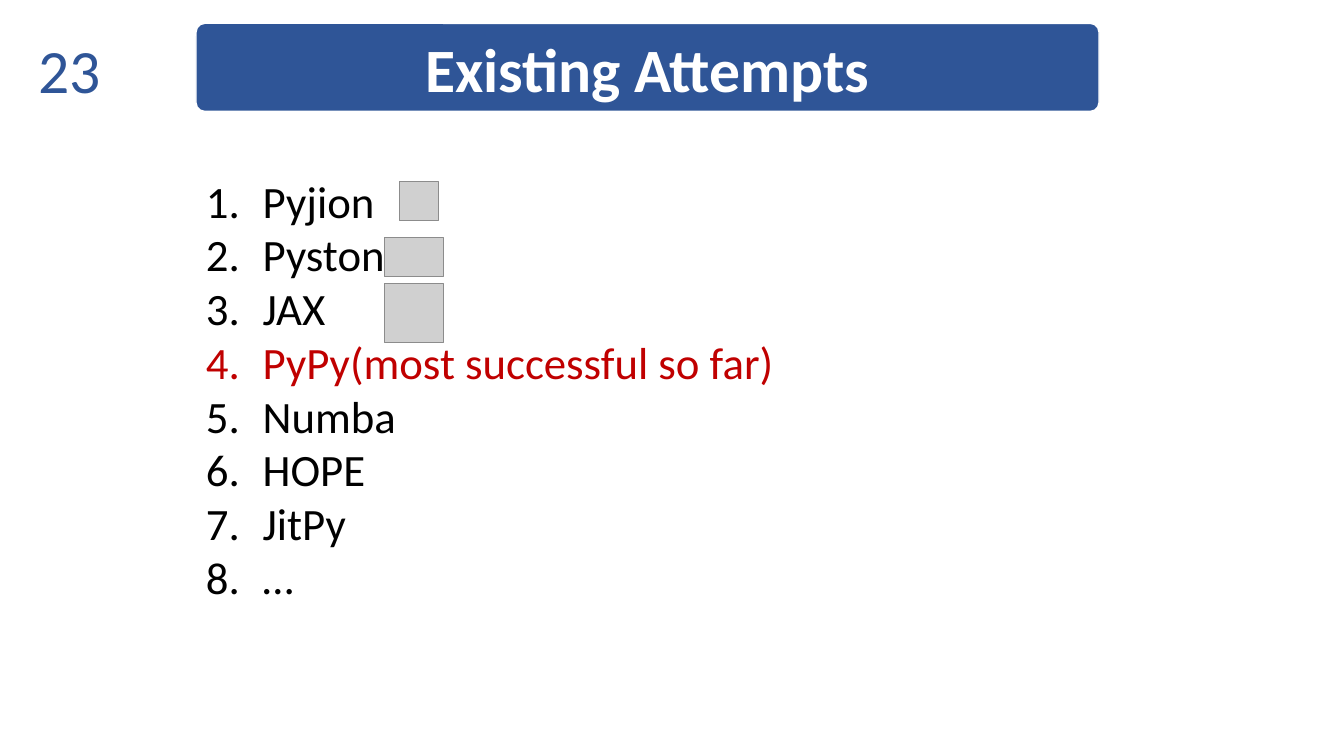
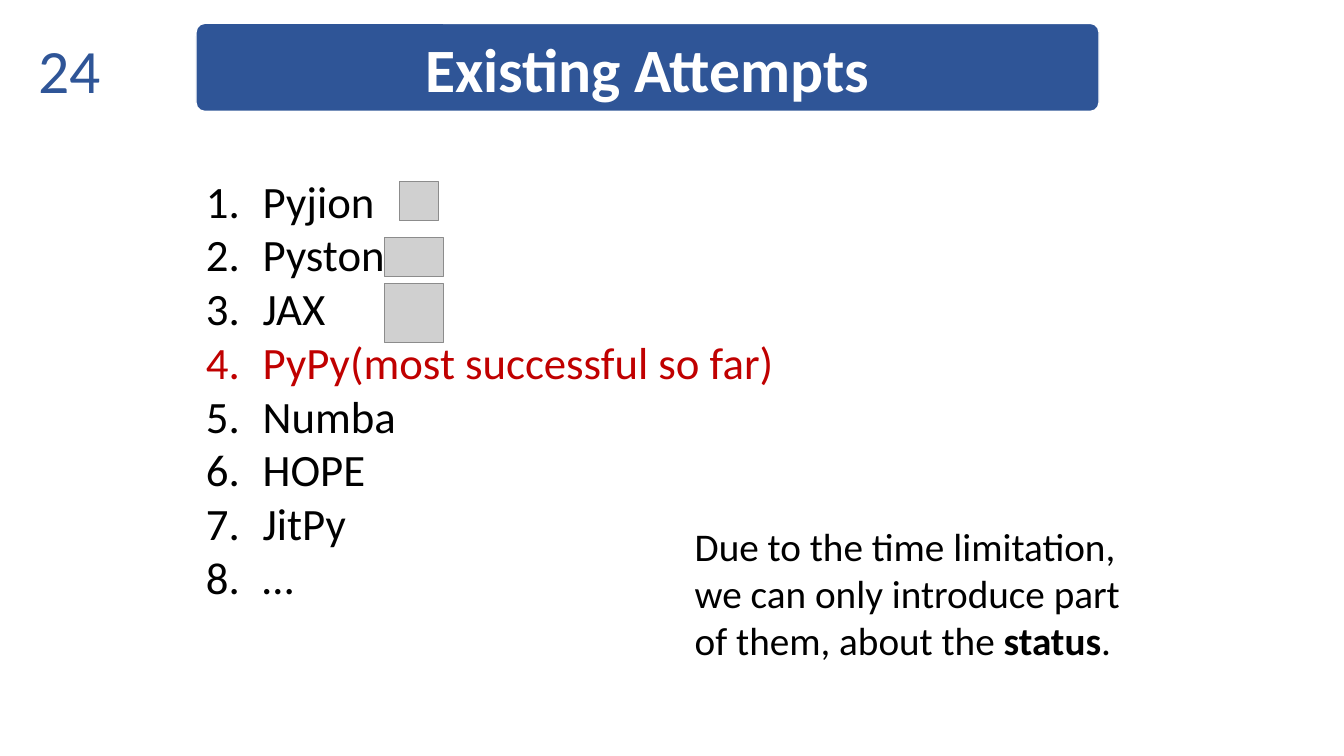
Before and after one commit to thautwarm/diojit, a slide deck: slide 24 of docs/Taine.pptx (slide 23 before the commit). Drawn at 1344x756 pixels with LibreOffice and Linux fonts; fonts in the diff are those of the drawing; grey boxes stand for pictures. Boxes give left, top, right and bottom in pixels: in the first picture for what was removed or moved away, otherwise in the second. Text is boxed around its words. In the diff, an @@ line names an element or a change of style, - is before the commit and + after.

```diff
--- a/docs/Taine.pptx
+++ b/docs/Taine.pptx
@@ page number at box(38, 53, 100, 93): text changed @@
-23
+24
@@ text added at box(695, 533, 1120, 660), 28 pt, text #000000 @@
+Due to the time limitation, we can only introduce part of them, about the status.
```
Also in this commit, not shown: 20 other slides changed, 3 slides added, 1 other file.
